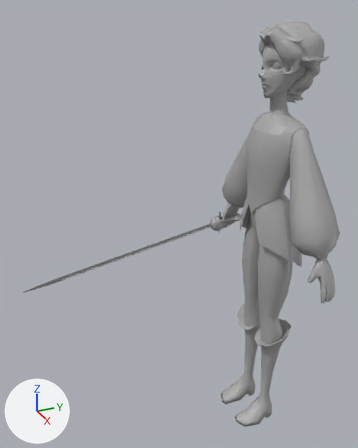
One commit to the FBX model Assets/Art/Characters/MainCharacter/Animation/Rough_Animations/SK_Musician.fbx: the scene before it, then after it.
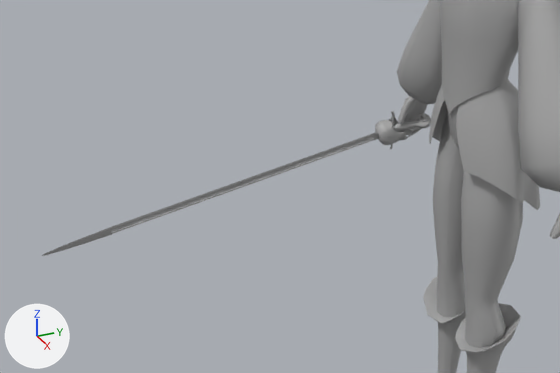
There are two pictures of each version: one whole from a camera (50 mm lens) standing at (1.57, -1.102, 1.841) and looking at (-0.075, -0.362, 1.018), one close up on the part from 0% to 87% of the width and 33% to 80% of the height. The lights are fixed; the arrows at lower left show +X, +Y and +Z. Where no turn or scale is listed for an object, it has been applied to the vertices.

In view in the first close-up: 'Musician_AnimationBaseV2:Musician', 'Musician_AnimationBaseV2:Rapier'.
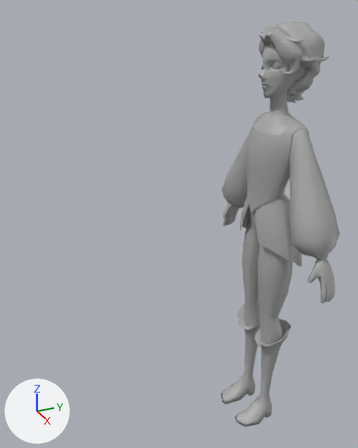
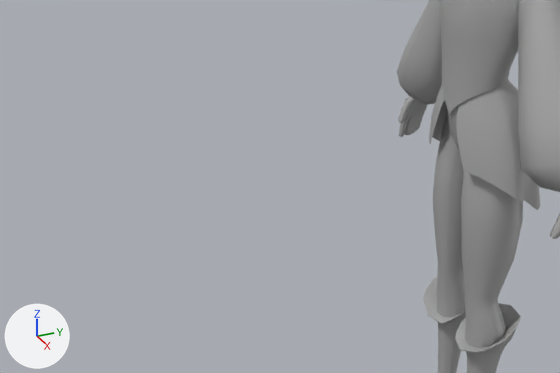
The newer file is also rescaled (x1.1) as a whole; pictures and numbers use the older file's frame.

Boxes (x1, y1, x2, y2) around the edits, measured in the close-ups (560 x 373 px):
'Musician_AnimationBaseV2:Rapier', deleted
    before: (42, 111, 431, 256)

What changed in the scene script:
```text
Remove ob_musician_animationbasev2_rapier:
    ob_musician_animationbasev2_rapier = bpy.data.objects.new('Musician_AnimationBaseV2:Rapier', me_mesh_001)
    ob_musician_animationbasev2_rapier.location = (-0.331, -0.016, 0.862)
```
